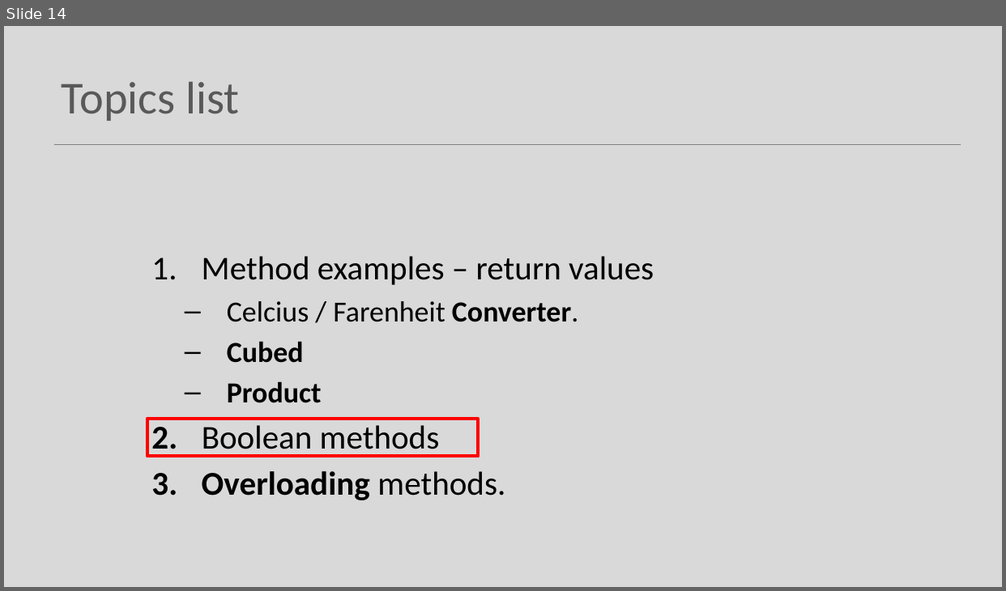
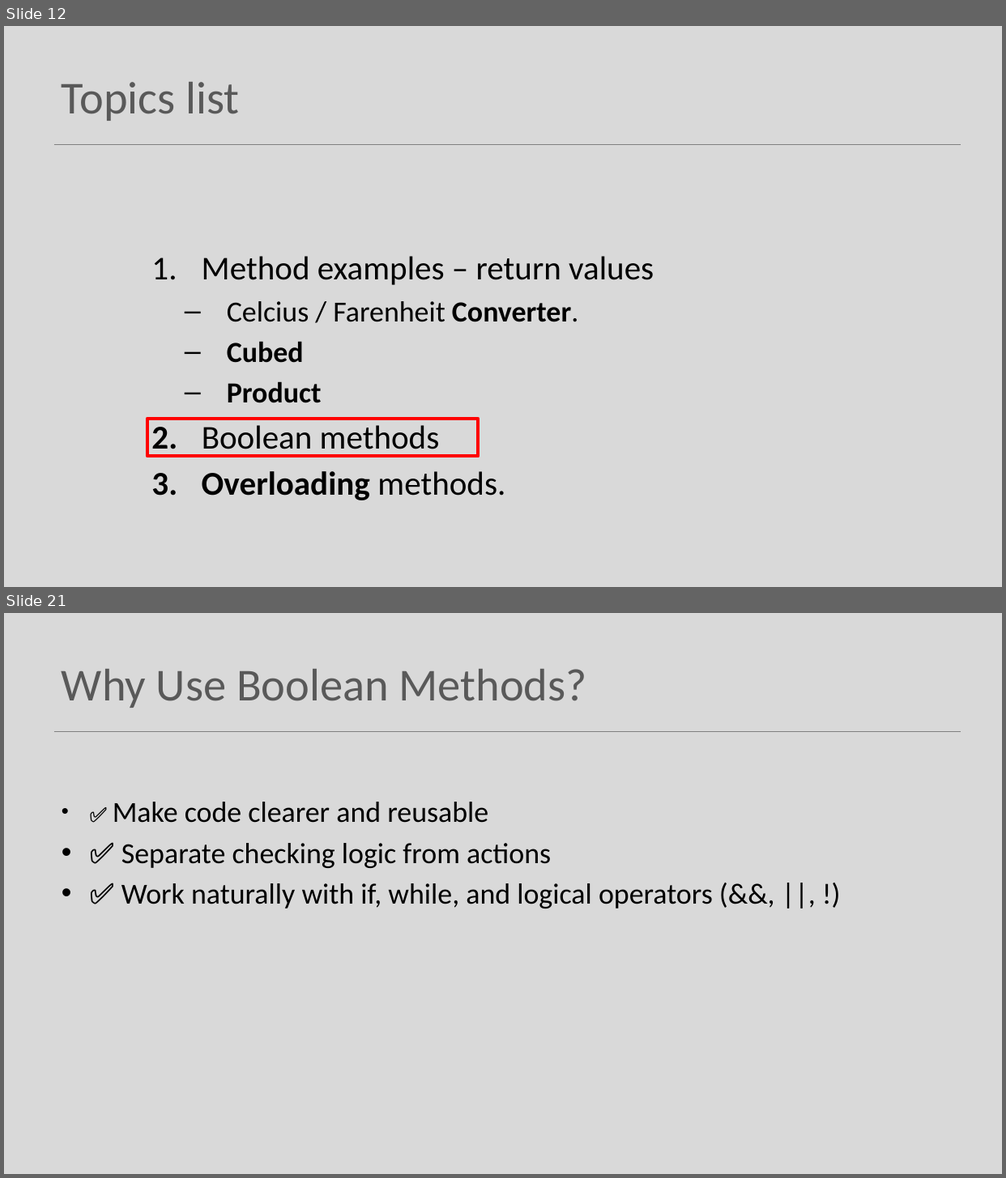
Before and after one commit to Programming-Fundamentals-SETU/prog-fund-1-sept-25, a slide deck: topic07-methods/unit-1/talk-5-more-on-methods/e-more-on-methods.pptx. Shown one above the other, each under a label of ours: slide 14 before the commit, slides 12 and 21 after it; the slides between them are not shown. The pictures are 1006x591 and 1006x1178 pixels, drawn with LibreOffice and Linux fonts; fonts in the diff are those of the drawing. Boxes give left, top, right and bottom in pixels: in the first picture for what was removed or moved away, otherwise in the second. Text is boxed around its words. In the diff, an @@ line names an element or a change of style, - is before the commit and + after.

```diff
--- a/topic07-methods/unit-1/talk-5-more-on-methods/e-more-on-methods.pptx
+++ b/topic07-methods/unit-1/talk-5-more-on-methods/e-more-on-methods.pptx
@@ slide 21 added at [4,613,1002,1174], background #D9D9D9; not listed: 1 template element that a slide beside it also shows @@
@@ title added at [62,669,587,708], 44 pt, text #595959 @@
+Why Use Boolean Methods?
@@ text added at [113,802,713,909], 28 pt, text #000000 @@
+• ✅ Make code clearer and reusable
+• ✅ Separate checking logic from actions
+• ✅ Work naturally with if, while, and logical operators (&&, ||, !)
@@ what was slide 14 is now slide 12 @@
```
Also in this commit, not shown: 12 other slides added, 1 slide removed, 4 other files.
